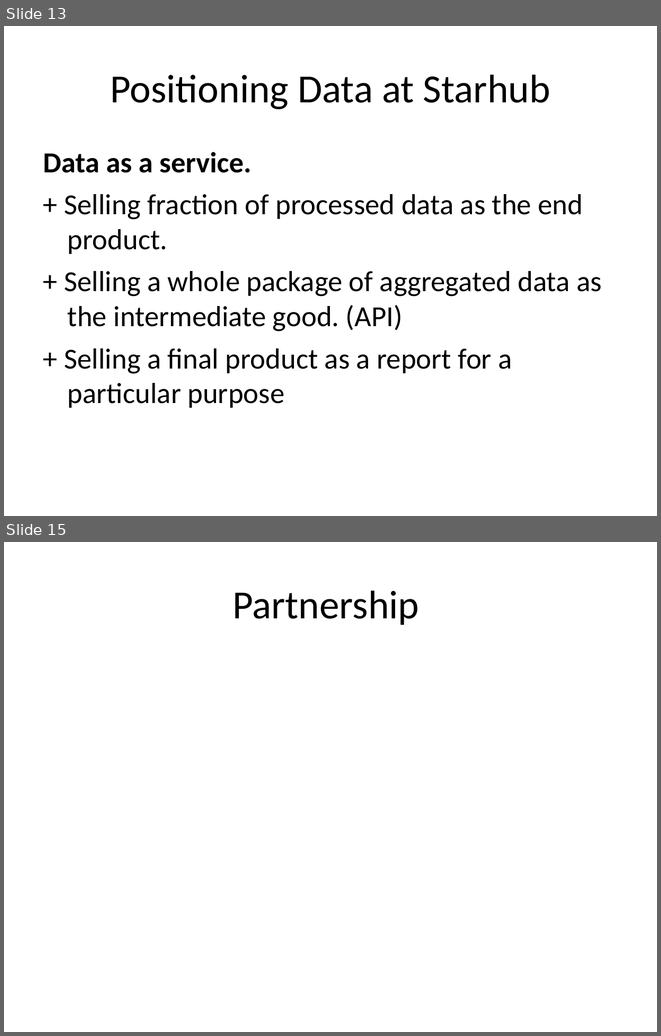
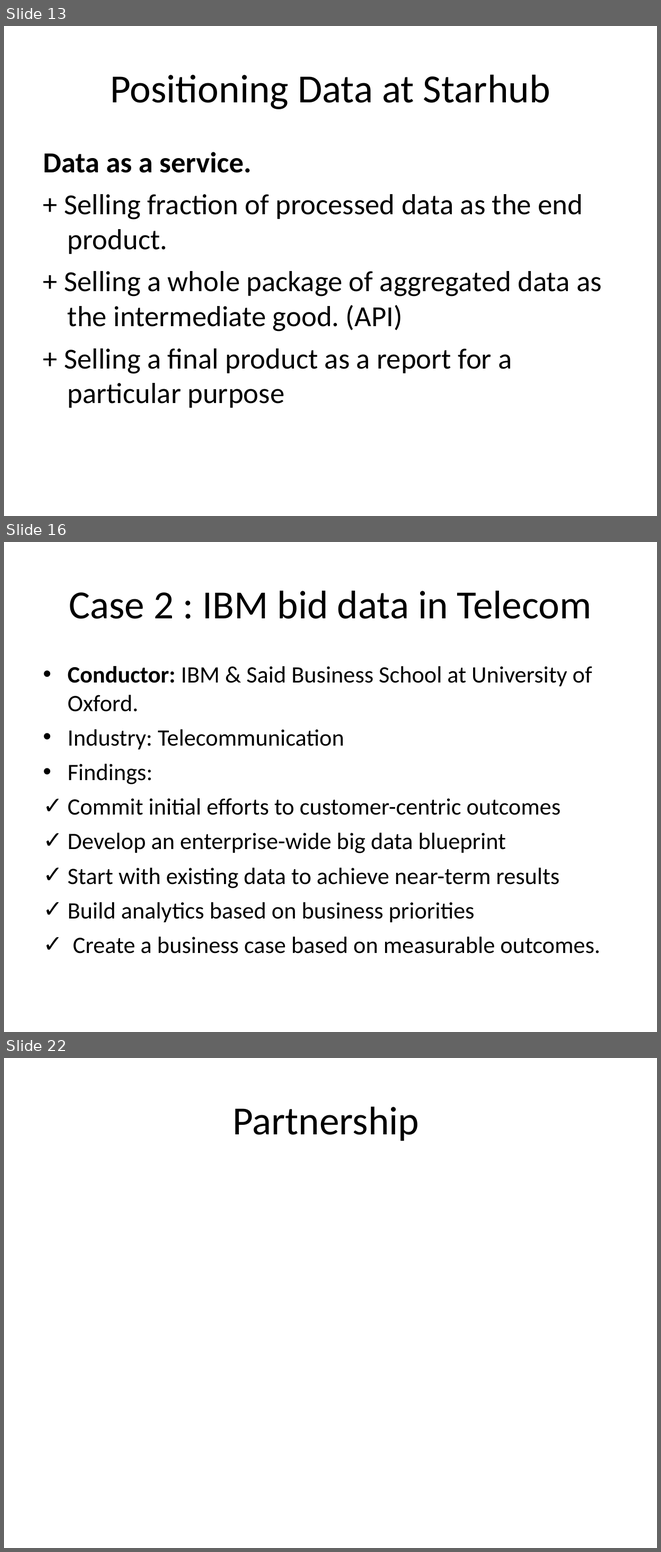
Before and after one commit to NUS-Anonymous/LTA-Data, a slide deck: Business Final Presentation/Presentation1.ppt. Shown one above the other, each under a label of ours: slides 13 and 15 before the commit, slides 13, 16 and 22 after it; the slides between them are not shown. The pictures are 661x1036 and 661x1552 pixels, drawn with LibreOffice and Linux fonts; fonts in the diff are those of the drawing. Boxes give left, top, right and bottom in pixels: in the first picture for what was removed or moved away, otherwise in the second. Text is boxed around its words. In the diff, an @@ line names an element or a change of style, - is before the commit and + after.

Commit message:
new

```diff
--- a/Business Final Presentation/Presentation1.ppt
+++ b/Business Final Presentation/Presentation1.ppt
@@ slide 16 added at <box>4,542,657,1032</box>, background #FFFFFF @@
@@ title added at <box>69,590,591,619</box>, 44 pt, text #000000 @@
+Case 2 : IBM bid data in Telecom
@@ text added at <box>68,666,600,953</box>, 25.9 pt, text #000000 @@
+• Conductor: IBM & Said Business School at University of Oxford.
+• Industry: Telecommunication
+• Findings:
+✓ Commit initial efforts to customer-centric outcomes
+✓ Develop an enterprise-wide big data blueprint
+✓ Start with existing data to achieve near-term results
+✓ Build analytics based on business priorities
+✓ Create a business case based on measurable outcomes.
@@ what was slide 15 is now slide 22 @@
```
Also in this commit, not shown: 7 other slides added, 1 slide removed.
